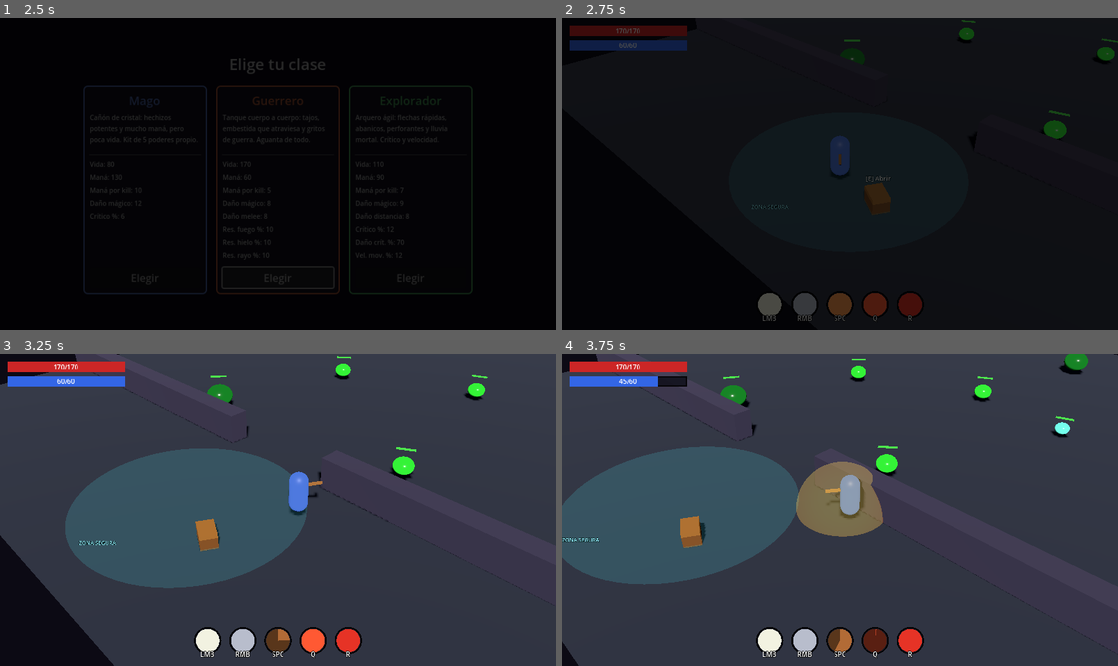
Above: before the commit, frames 1-4 (two rows, left to right).
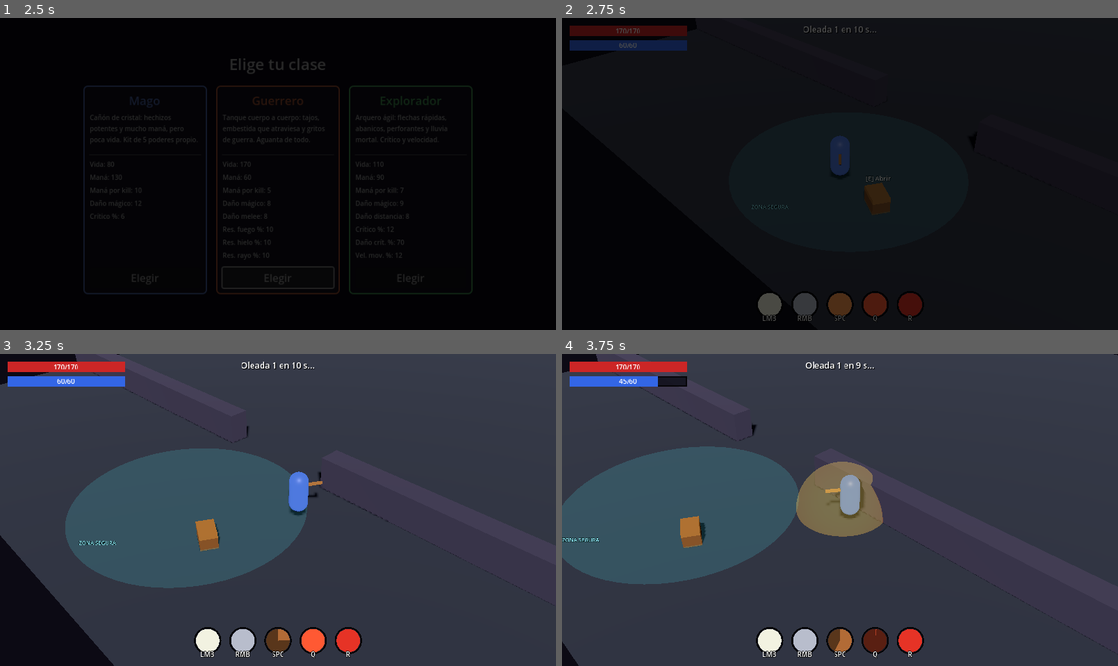
Above: after the commit, the same moments.

Repository: meatxsucks/godot-game
Game: Godot game, scene res://scenes/ui/MainMenu.tscn
The game is run twice, just before and just after one commit, with the same random seed, the same clock (stepped at 60 frames per second) and the same inputs.
Inputs (mouse positions are in pixels of both pictures, inside the frame that each line leads up to):
- Up to frame 1 (2.5 s): click "Comenzar" at 0.5 s; click "Elegir" at 1.25 s; click "Elegir" at 2 s
- Up to frame 2 (2.75 s): no input
- Up to frame 3 (3.25 s): move the mouse to (400, 494) at 2.77 s; hold D (move_right) from 2.78 s (still down); tap Space (ability_dash) at 2.85 s
- Up to frame 4 (3.75 s): move the mouse to (728, 525) at 3.52 s; release D (move_right) at 3.53 s; hold S (move_down) from 3.53 s (still down); tap Q (ability_nova) at 3.6 s

Frame 1 is identical in both runs. In frame 2, 0.5% of the frame differs, in the area x 43-100%, y 0-39%; in frame 3, 0.9%; in frame 4, 1.3%, in the area x 28-95%, y 0-40%.

Commit message:
Sistema de oleadas con escalado + afijos melee/distancia
- enemy_spawner.gd ahora es el wave manager: INTERMISSION (10s con
  countdown) -> SPAWNING (cuota 3+2N, máx 10 vivos) -> FIGHTING; superada
  cuando el grupo enemies queda vacío
- Escalado por oleada: vida +15%/ronda, daño +10%/ronda, loot_level 1+N/2,
  y variantes más duras en rondas avanzadas
- Cofres se reabastecen cada 3 oleadas (chest.restock: se cierran y suben
  su loot_level) — la vida vuelve a estar disponible
- HUD con label de oleada: 'Oleada N — quedan X', '¡superada!' y countdown
- Afijos nuevos 'Feroz' (melee_damage) y 'Certero' (ranged_damage)
- Arena sin slimes fijos: las oleadas son la única fuente de enemigos

Diff:
--- a/scenes/levels/Arena.tscn
+++ b/scenes/levels/Arena.tscn
@@ -1,8 +1,7 @@
-[gd_scene load_steps=16 format=3 uid="uid://darena1234567"]
+[gd_scene load_steps=15 format=3 uid="uid://darena1234567"]
 
 [ext_resource type="PackedScene" uid="uid://dplayer1234567" path="res://scenes/player/Player.tscn" id="1_player"]
 [ext_resource type="Script" path="res://scripts/levels/camera_rig.gd" id="2_camera"]
-[ext_resource type="PackedScene" uid="uid://dslime1234567" path="res://scenes/enemies/Slime.tscn" id="3_slime"]
 [ext_resource type="PackedScene" uid="uid://chudingame001" path="res://scenes/ui/HUD.tscn" id="4_hud"]
 [ext_resource type="PackedScene" uid="uid://cchest0000001" path="res://scenes/world/Chest.tscn" id="5_chest"]
 [ext_resource type="Script" path="res://scripts/levels/enemy_spawner.gd" id="6_spawner"]
@@ -96,33 +95,6 @@
 projection = 0
 fov = 35.0
 
-[node name="Enemies" type="Node3D" parent="."]
-
-[node name="Slime1" parent="Enemies" instance=ExtResource("3_slime")]
-transform = Transform3D(1, 0, 0, 0, 1, 0, 0, 0, 1, 5, 0, 5)
-
-[node name="Slime2" parent="Enemies" instance=ExtResource("3_slime")]
-transform = Transform3D(1, 0, 0, 0, 1, 0, 0, 0, 1, -5, 0, -3)
-
-[node name="Slime3" parent="Enemies" instance=ExtResource("3_slime")]
-transform = Transform3D(1, 0, 0, 0, 1, 0, 0, 0, 1, 3, 0, -6)
-
-[node name="SlimeTank" parent="Enemies" instance=ExtResource("3_slime")]
-transform = Transform3D(1, 0, 0, 0, 1, 0, 0, 0, 1, -7, 0, 6)
-max_health = 75.0
-speed = 1.9
-body_color = Color(0.1, 0.45, 0.15, 1)
-size_scale = 1.5
-attack_damage = 15.0
-
-[node name="SlimeFast" parent="Enemies" instance=ExtResource("3_slime")]
-transform = Transform3D(1, 0, 0, 0, 1, 0, 0, 0, 1, 9, 0, -5)
-max_health = 16.0
-speed = 4.6
-body_color = Color(0.4, 0.9, 0.75, 1)
-size_scale = 0.75
-attack_damage = 5.0
-
 [node name="EnemySpawner" type="Node3D" parent="."]
 transform = Transform3D(1, 0, 0, 0, 1, 0, 0, 0, 1, 0, 0, -8)
 script = ExtResource("6_spawner")
--- a/scenes/ui/HUD.tscn
+++ b/scenes/ui/HUD.tscn
@@ -38,6 +38,24 @@
 anchor_right = 1.0
 anchor_bottom = 1.0
 mouse_filter = 2
+
+[node name="WaveLabel" type="Label" parent="Root"]
+unique_name_in_owner = true
+layout_mode = 1
+anchors_preset = 5
+anchor_left = 0.5
+anchor_right = 0.5
+offset_left = -170.0
+offset_top = 8.0
+offset_right = 170.0
+offset_bottom = 28.0
+grow_horizontal = 2
+mouse_filter = 2
+theme_override_colors/font_shadow_color = Color(0, 0, 0, 0.9)
+theme_override_constants/shadow_offset_x = 1
+theme_override_constants/shadow_offset_y = 1
+theme_override_font_sizes/font_size = 13
+horizontal_alignment = 1
 
 [node name="Bars" type="VBoxContainer" parent="Root"]
 layout_mode = 1
--- a/scripts/levels/enemy_spawner.gd
+++ b/scripts/levels/enemy_spawner.gd
@@ -1,55 +1,134 @@
-## Spawner continuo: mantiene la arena poblada de slimes eligiendo variantes
-## al azar (normal, rápido, tanque). Cuenta los vivos por el grupo "enemies".
+## Sistema de oleadas de la Arena: rondas anunciadas con descanso entre medio,
+## cuota de enemigos por oleada y escalado de vida/daño/loot. Cada N oleadas
+## superadas reabastece los cofres (la vida solo sale de ahí).
 extends Node3D
+
+signal wave_started(n: int)
+signal wave_cleared(n: int)
+signal intermission_tick(next_n: int, seconds_left: int)
 
 @export var slime_scene: PackedScene = preload("res://scenes/enemies/Slime.tscn")
 ## Máximo de enemigos vivos a la vez.
-@export var max_alive: int = 8
-@export var spawn_interval: float = 3.0
-## Anillo alrededor del spawner donde aparecen (lejos del centro/jugador).
+@export var max_alive: int = 10
+## Descanso entre oleadas: tiempo para volver a la base y equiparse.
+@export var intermission_time: float = 10.0
+@export var spawn_interval: float = 0.8
+## Anillo alrededor del spawner donde aparecen.
 @export var spawn_radius_min: float = 8.0
-@export var spawn_radius_max: float = 16.0
-## Nivel del loot que dropean los spawneados.
-@export var loot_level: int = 1
+@export var spawn_radius_max: float = 12.0
+## Cada cuántas oleadas superadas se reabastecen los cofres.
+@export var chest_restock_every: int = 3
 
-## Variantes: vida, velocidad, escala, daño por contacto y color del cuerpo.
-const VARIANTS := [
-	{"hp": 30.0, "speed": 3.0, "scale": 1.0, "dmg": 8.0, "color": Color(0.2, 0.8, 0.2)},    # normal
-	{"hp": 16.0, "speed": 4.6, "scale": 0.75, "dmg": 5.0, "color": Color(0.4, 0.9, 0.75)},  # rápido
-	{"hp": 75.0, "speed": 1.9, "scale": 1.5, "dmg": 15.0, "color": Color(0.1, 0.45, 0.15)}, # tanque
-]
+## Variantes base (escalan por oleada): vida, velocidad, escala, daño, color.
+const VARIANTS := {
+	&"normal": {"hp": 30.0, "speed": 3.0, "scale": 1.0, "dmg": 8.0, "color": Color(0.2, 0.8, 0.2)},
+	&"fast": {"hp": 16.0, "speed": 4.6, "scale": 0.75, "dmg": 5.0, "color": Color(0.4, 0.9, 0.75)},
+	&"tank": {"hp": 75.0, "speed": 1.9, "scale": 1.5, "dmg": 15.0, "color": Color(0.1, 0.45, 0.15)},
+}
 
-var _timer: float = 1.0
+enum State { INTERMISSION, SPAWNING, FIGHTING }
+
+var wave: int = 0
+var _state: State = State.INTERMISSION
+var _timer: float = 0.0
+## Cuota de enemigos que faltan por spawnear en la oleada actual.
+var _to_spawn: int = 0
+var _last_tick: int = -1
 var _safe_zone: SafeZone
 
 func _ready() -> void:
+	add_to_group("wave_manager")
 	_safe_zone = get_tree().get_first_node_in_group("safe_zone")
+	_timer = intermission_time
+
+func current_wave() -> int:
+	return wave
+
+## Enemigos restantes de la oleada (por spawnear + vivos). Para el HUD.
+func enemies_left() -> int:
+	return _to_spawn + get_tree().get_nodes_in_group("enemies").size()
 
 func _physics_process(delta: float) -> void:
-	_timer -= delta
-	if _timer > 0.0:
+	match _state:
+		State.INTERMISSION:
+			_timer -= delta
+			var seconds := ceili(_timer)
+			if seconds != _last_tick:
+				_last_tick = seconds
+				intermission_tick.emit(wave + 1, maxi(0, seconds))
+			if _timer <= 0.0:
+				_start_wave()
+		State.SPAWNING:
+			_timer -= delta
+			if _timer <= 0.0 and get_tree().get_nodes_in_group("enemies").size() < max_alive:
+				_timer = spawn_interval
+				_spawn_one()
+				if _to_spawn <= 0:
+					_state = State.FIGHTING
+		State.FIGHTING:
+			if get_tree().get_nodes_in_group("enemies").is_empty():
+				print("[Waves] oleada %d superada" % wave)
+				wave_cleared.emit(wave)
+				if chest_restock_every > 0 and wave % chest_restock_every == 0:
+					_restock_chests()
+				_state = State.INTERMISSION
+				_timer = intermission_time
+				_last_tick = -1
+
+func _start_wave() -> void:
+	wave += 1
+	_to_spawn = 3 + 2 * wave
+	_state = State.SPAWNING
+	_timer = 0.0
+	print("[Waves] oleada %d: %d enemigos" % [wave, _to_spawn])
+	wave_started.emit(wave)
+
+## Nivel del botín de la oleada actual (sube cada 2 rondas).
+func _loot_level() -> int:
+	return 1 + int(wave / 2.0)
+
+## Mezcla de variantes por progresión: temprano casi todo normal, desde la
+## oleada 3 entran más rápidos y desde la 5 más tanques.
+func _pick_variant() -> Dictionary:
+	var fast_weight := 10 + maxi(0, wave - 2) * 20
+	var tank_weight := maxi(0, wave - 4) * 15
+	var total := 100 + fast_weight + tank_weight
+	var roll := randi() % total
+	var key: StringName = &"normal"
+	if roll >= 100 and roll < 100 + fast_weight:
+		key = &"fast"
+	elif roll >= 100 + fast_weight:
+		key = &"tank"
+	return VARIANTS[key]
+
+func _spawn_one() -> void:
+	var variant := _pick_variant()
+	var hp_mult := 1.0 + 0.15 * (wave - 1)
+	var dmg_mult := 1.0 + 0.10 * (wave - 1)
+
+	var pos := _random_spawn_pos()
+	# Nunca spawnear dentro de la zona segura (la base es sagrada).
+	if _safe_zone and _safe_zone.contains(pos):
 		return
-	_timer = spawn_interval
-	if get_tree().get_nodes_in_group("enemies").size() >= max_alive:
-		return
-	_spawn()
 
-func _spawn() -> void:
-	var variant: Dictionary = VARIANTS.pick_random()
 	var slime := slime_scene.instantiate()
-	slime.max_health = variant["hp"]
+	slime.max_health = variant["hp"] * hp_mult
 	slime.speed = variant["speed"]
 	slime.size_scale = variant["scale"]
-	slime.attack_damage = variant["dmg"]
+	slime.attack_damage = variant["dmg"] * dmg_mult
 	slime.body_color = variant["color"]
-	slime.loot_level = loot_level
+	slime.loot_level = _loot_level()
 	add_child(slime)
+	slime.global_position = pos
+	_to_spawn -= 1
 
+func _random_spawn_pos() -> Vector3:
 	var angle := randf() * TAU
 	var dist := randf_range(spawn_radius_min, spawn_radius_max)
-	var pos := global_position + Vector3(cos(angle) * dist, 0.0, sin(angle) * dist)
-	# Nunca spawnear dentro de la zona segura (la base es sagrada).
-	if _safe_zone and _safe_zone.contains(pos):
-		slime.queue_free()
-		return
-	slime.global_position = pos
+	return global_position + Vector3(cos(angle) * dist, 0.0, sin(angle) * dist)
+
+func _restock_chests() -> void:
+	for chest in get_tree().get_nodes_in_group("chest"):
+		if chest.has_method("restock"):
+			chest.restock(_loot_level())
+	print("[Waves] cofres reabastecidos")
--- a/scripts/loot/loot_database.gd
+++ b/scripts/loot/loot_database.gd
@@ -88,12 +88,16 @@
 	var T := Rarity.Tier
 	# Tipos de arma mágica (para afijos de daño ofensivo).
 	var weapons: Array[StringName] = [&"staff", &"wand"]
+	var melee_types: Array[StringName] = [&"staff", &"wand", &"shield"]
 	affixes = [
 		# Ofensivos
 		_affix(&"flat_spell_dmg", "Arcano", K.PREFIX, &"spell_damage", "Daño mágico", M.FLAT, 3, 9, 0.8, 100, T.COMMON, weapons, [&"offense"]),
 		_affix(&"pct_spell_dmg", "Devastador", K.PREFIX, &"spell_damage", "Daño mágico", M.PERCENT, 5, 12, 0.4, 70, T.RARE, weapons, [&"offense"]),
 		_affix(&"fire_dmg", "Flamígero", K.PREFIX, &"fire_damage", "Daño de fuego", M.FLAT, 4, 12, 1.0, 60, T.UNCOMMON, weapons, [&"offense", &"fire"]),
 		_affix(&"cold_dmg", "Glacial", K.PREFIX, &"cold_damage", "Daño de hielo", M.FLAT, 4, 12, 1.0, 60, T.UNCOMMON, weapons, [&"offense", &"cold"]),
+		# Daño por clase: Guerrero (melee) y Explorador (distancia).
+		_affix(&"melee_dmg", "Feroz", K.PREFIX, &"melee_damage", "Daño melee", M.FLAT, 4, 12, 1.0, 60, T.UNCOMMON, melee_types, [&"offense"]),
+		_affix(&"ranged_dmg", "Certero", K.PREFIX, &"ranged_damage", "Daño distancia", M.FLAT, 4, 12, 1.0, 60, T.UNCOMMON, weapons, [&"offense"]),
 		_affix(&"crit_chance", "Letal", K.PREFIX, &"crit_chance", "Prob. crítico", M.PERCENT, 2, 6, 0.1, 55, T.UNCOMMON, [], [&"offense"]),
 		_affix(&"crit_dmg", "Brutal", K.PREFIX, &"crit_damage", "Daño crítico", M.PERCENT, 8, 20, 0.6, 45, T.RARE, [], [&"offense"]),
 		_affix(&"cast_speed", "Veloz", K.PREFIX, &"cast_speed", "Vel. de lanzamiento", M.PERCENT, 3, 8, 0.1, 50, T.UNCOMMON, [], [&"utility"]),
--- a/scripts/ui/hud.gd
+++ b/scripts/ui/hud.gd
@@ -12,11 +12,19 @@
 @onready var game_over: CenterContainer = %GameOver
 @onready var btn_retry: Button = %BtnRetry
 @onready var btn_menu: Button = %BtnMenu
+@onready var wave_label: Label = %WaveLabel
 
 var player: Node = null
+var wave_manager: Node = null
 var _slots: Array[AbilitySlot] = []
 
 func _ready() -> void:
+	wave_manager = get_tree().get_first_node_in_group("wave_manager")
+	if wave_manager:
+		wave_manager.wave_started.connect(_on_wave_started)
+		wave_manager.wave_cleared.connect(_on_wave_cleared)
+		wave_manager.intermission_tick.connect(_on_intermission_tick)
+
 	player = get_tree().get_first_node_in_group("player")
 	if player == null:
 		push_warning("[HUD] no se encontró un nodo en el grupo 'player'")
@@ -58,6 +66,12 @@
 		_slots.append(slot)
 
 func _process(_delta: float) -> void:
+	# Durante la oleada, mostrar cuántos enemigos quedan (vivos + por venir).
+	if wave_manager and wave_manager.current_wave() > 0:
+		var left: int = wave_manager.enemies_left()
+		if left > 0:
+			wave_label.text = "Oleada %d — quedan %d" % [wave_manager.current_wave(), left]
+
 	if player == null:
 		return
 	for i in _slots.size():
@@ -82,6 +96,19 @@
 		if slot.charge_ratio >= 0.0:
 			slot.charge_ratio = current / maximum
 
+# --- Oleadas -------------------------------------------------------------------
+
+func _on_wave_started(n: int) -> void:
+	wave_label.text = "Oleada %d" % n
+
+func _on_wave_cleared(n: int) -> void:
+	wave_label.text = "¡Oleada %d superada!" % n
+
+func _on_intermission_tick(next_n: int, seconds_left: int) -> void:
+	# Los primeros segundos se deja el "¡superada!" en pantalla.
+	if seconds_left <= 7 or next_n == 1:
+		wave_label.text = "Oleada %d en %d s..." % [next_n, seconds_left]
+
 # --- Game Over ---------------------------------------------------------------
 
 func _on_player_died() -> void:
--- a/scripts/world/chest.gd
+++ b/scripts/world/chest.gd
@@ -17,8 +17,19 @@
 @onready var prompt: Label3D = $Prompt
 
 func _ready() -> void:
+	add_to_group("chest")
 	$InteractArea.body_entered.connect(_on_body_entered)
 	$InteractArea.body_exited.connect(_on_body_exited)
+
+## Reabastecimiento entre oleadas: el cofre se cierra y puede volver a
+## abrirse, con botín del nivel de la oleada actual.
+func restock(new_loot_level: int) -> void:
+	loot_level = new_loot_level
+	_opened = false
+	var tween := create_tween()
+	tween.tween_property(lid_pivot, "rotation:x", 0.0, 0.3) \
+		.set_trans(Tween.TRANS_QUAD).set_ease(Tween.EASE_OUT)
+	prompt.visible = _player_in_range
 
 func _physics_process(_delta: float) -> void:
 	if _player_in_range and not _opened and Input.is_action_just_pressed("interact"):
Not shown, changed: README.md
